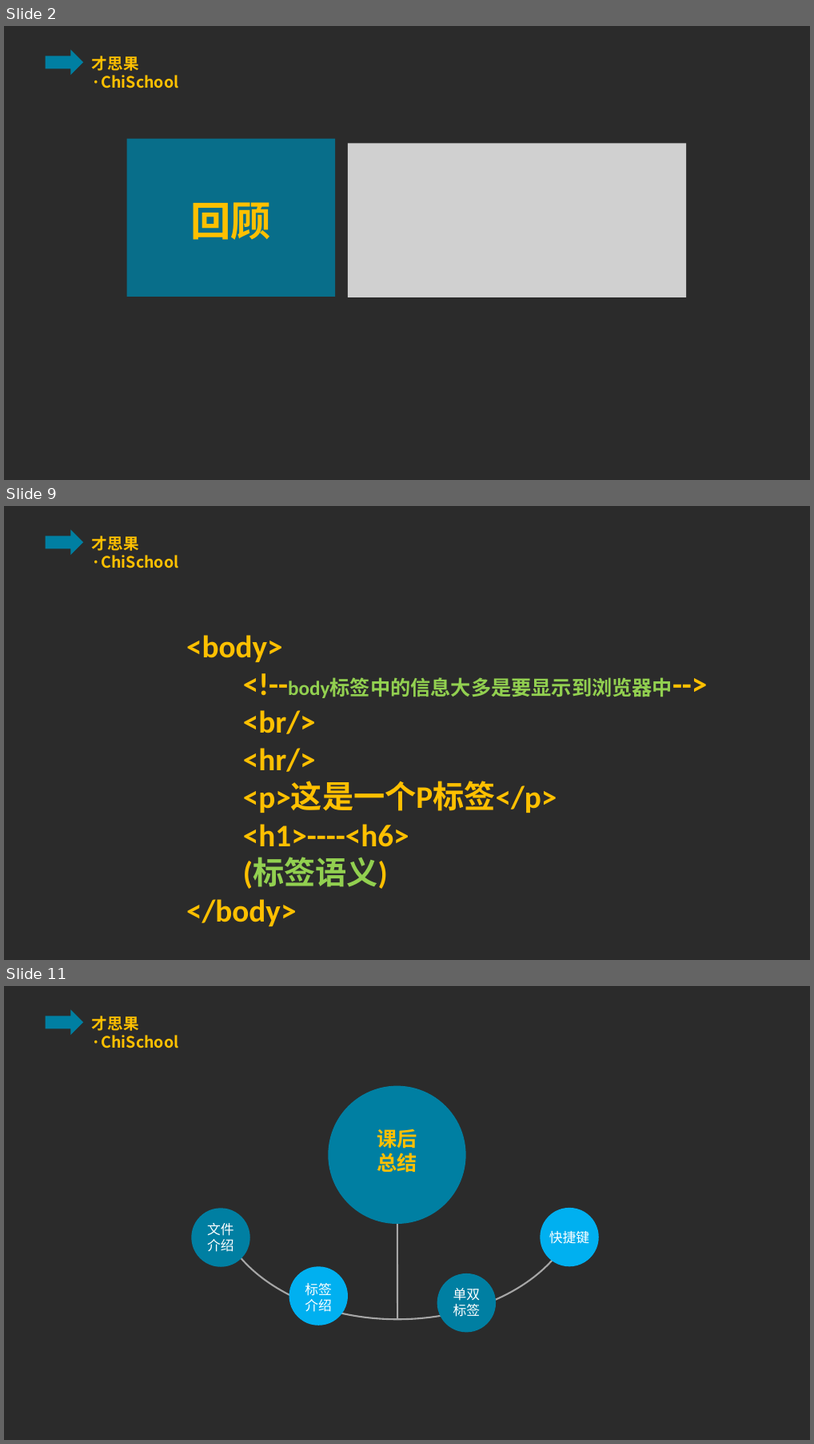
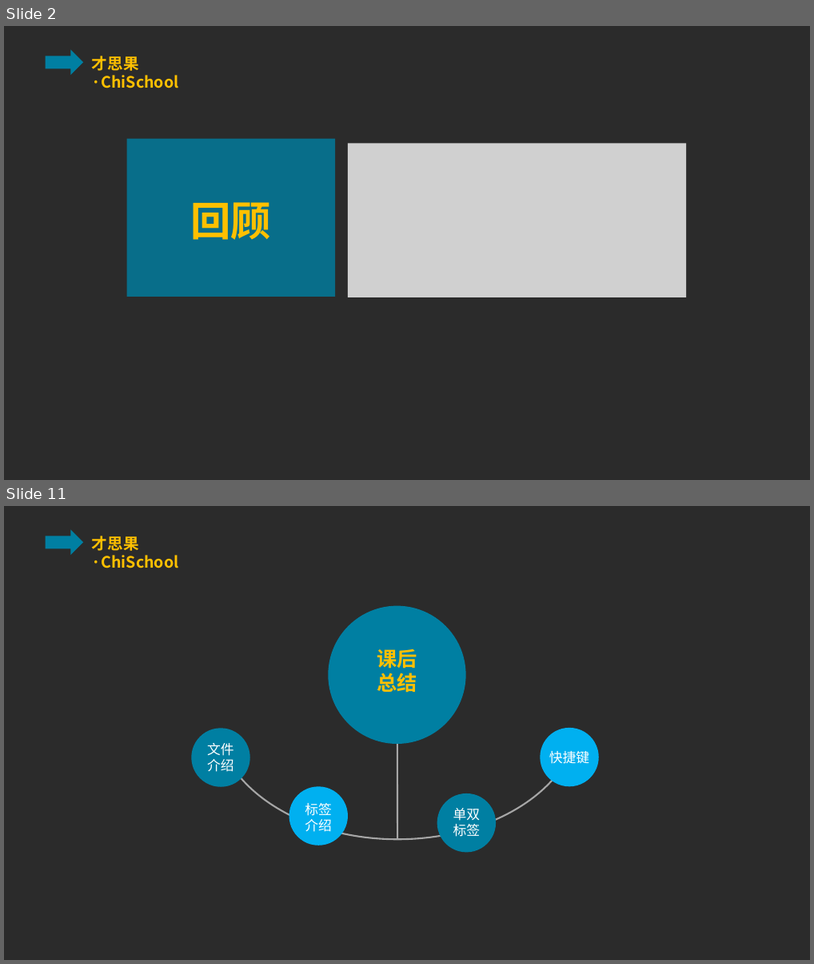
Before and after one commit to ppliu1987/chichool, a slide deck: html/class/lesson_four/lesson_four.pptx. Shown one above the other, each under a label of ours: slides 2, 9 and 11 before the commit, slides 2 and 11 after it; the slides between them are not shown. The pictures are 814x1444 and 814x964 pixels, drawn with LibreOffice and Linux fonts; fonts in the diff are those of the drawing; grey boxes stand for pictures; background and template pictures are left out; a plain dark background stands for a picture behind light text. Boxes give left, top, right and bottom in pixels: in the first picture for what was removed or moved away, otherwise in the second. Text is boxed around its words. In the diff, an @@ line names an element or a change of style, - is before the commit and + after.

```diff
--- a/html/class/lesson_four/lesson_four.pptx
+++ b/html/class/lesson_four/lesson_four.pptx
@@ slide 9 removed at [4,506,810,960], background picture (left out); not listed: 2 template elements that a slide beside it also shows @@
@@ text removed at [186,635,673,926] @@
-<body>
-<!--body标签中的信息大多是要显示到浏览器中-->
-<br/>
-<hr/>
-<p>这是一个P标签</p>
-<h1>----<h6>
-(标签语义)
-</body>
```
Also in this commit, not shown: 1 slide changed, 8 slides added, 7 other slides removed.
